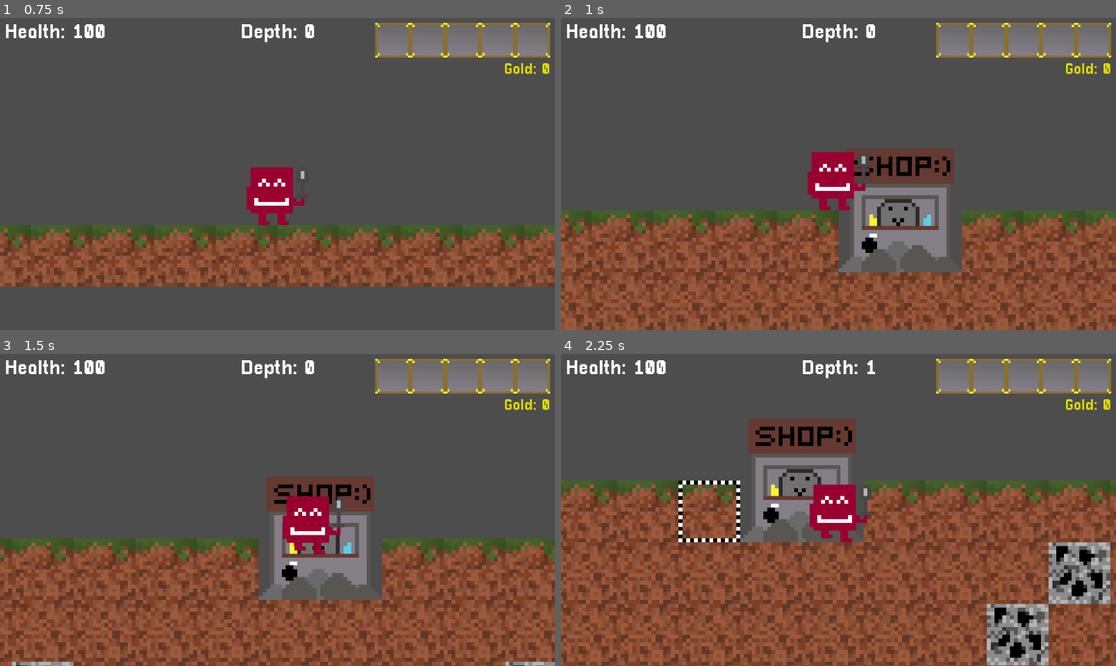
Above: before the commit, frames 1-4 (two rows, left to right).
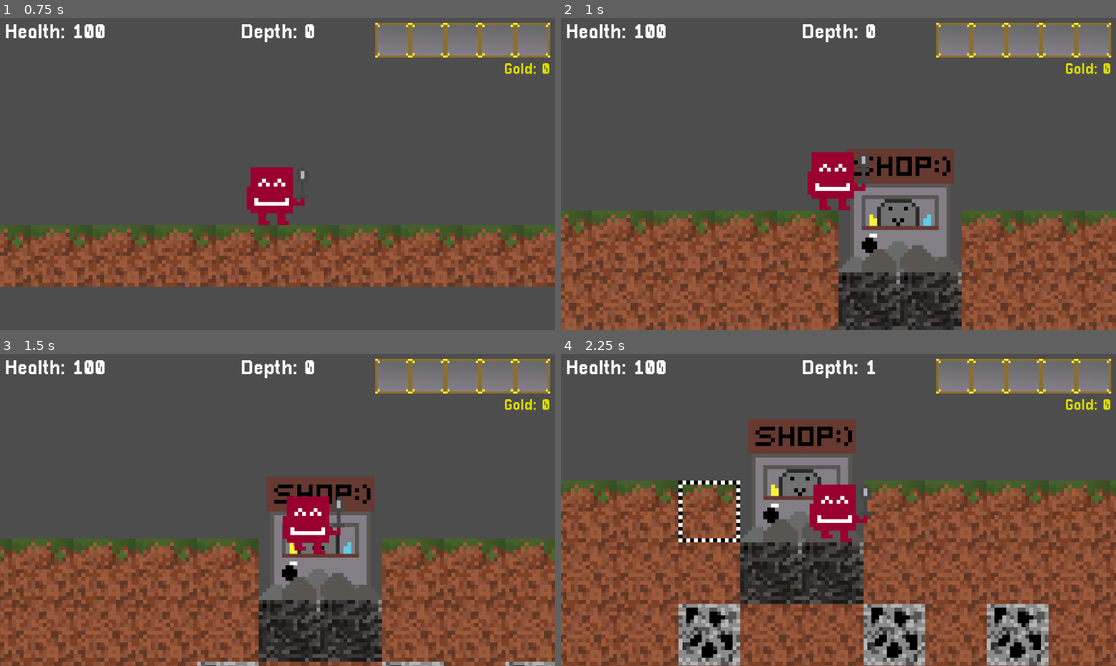
Above: after the commit, the same moments.

Repository: Deeeeelan/Campfire-Game
Game: Godot game, scene res://Scenes/Title Screen.tscn
The game is run twice, just before and just after one commit, with the same random seed, the same clock (stepped at 60 frames per second) and the same inputs.
Inputs (mouse positions are in pixels of both pictures, inside the frame that each line leads up to):
- Up to frame 1 (0.75 s): click "Play" at 0.5 s
- Up to frame 2 (1 s): no input
- Up to frame 3 (1.5 s): move the mouse to (399, 494) at 1.27 s; hold D (Right) from 1.28 s (still down); click (399, 494) at 1.42 s
- Up to frame 4 (2.25 s): keep holding D (Right); tap W (Jump) at 1.52 s; move the mouse to (727, 525) at 2.02 s

Frame 1 is identical in both runs. In frame 2, 4.1% of the frame differs, in the area x 49-73%, y 81-100%; in frame 3, 4.9%; in frame 4, 11%, in the area x 21-99%, y 60-100%.

Commit message:
Make shop more accessible

Diff:
--- a/Scripts/game_script.gd
+++ b/Scripts/game_script.gd
@@ -45,6 +45,8 @@
 			var shop_pos = Vector2i(center.x, deepest_generated)
 			fill_tile(Vector2i(0, 2), shop_pos, shop_pos + Vector2i(2, 2))
 			tile_map.set_cell(shop_pos, 0, Vector2i(14, 14))
+			tile_map.set_cell(shop_pos + Vector2i(0, 2), 0, Vector2i(0, 4))
+			tile_map.set_cell(shop_pos + Vector2i(1, 2), 0, Vector2i(0, 4))
 			deepest_generated += 1
 		if y == 1: # Grass Layer
 			for x in range(center.x - floor(GENERATE_DIST / 2.0), center.x + floor(GENERATE_DIST / 2.0)):
